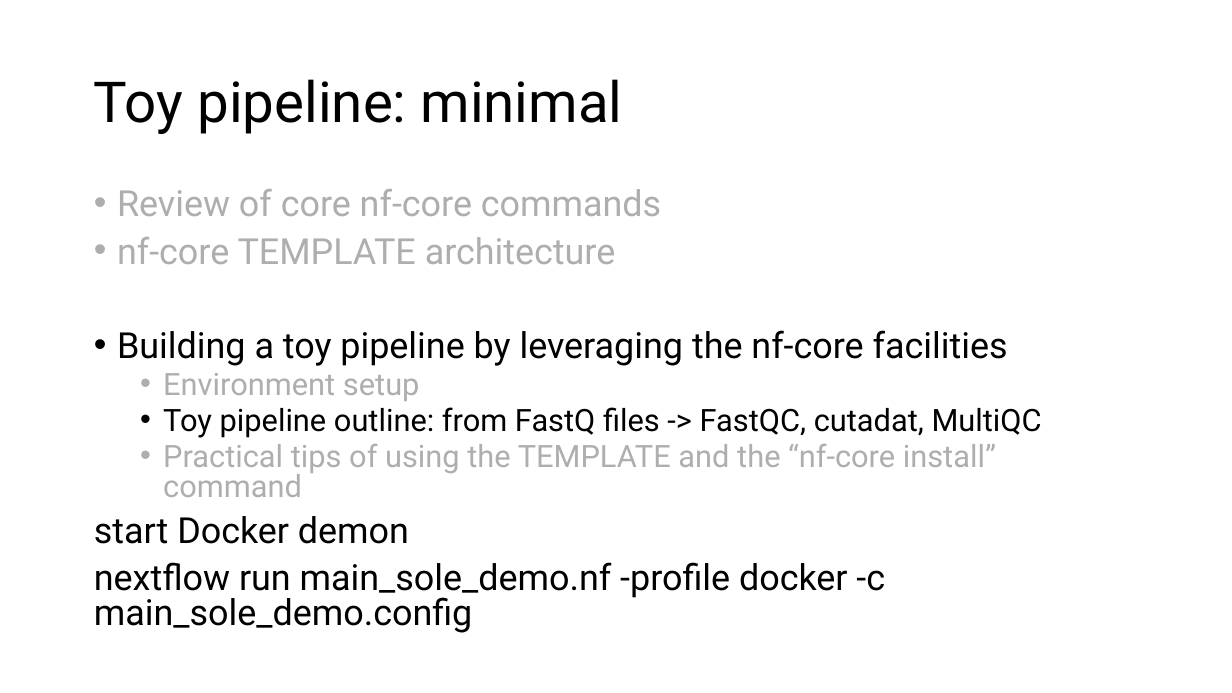
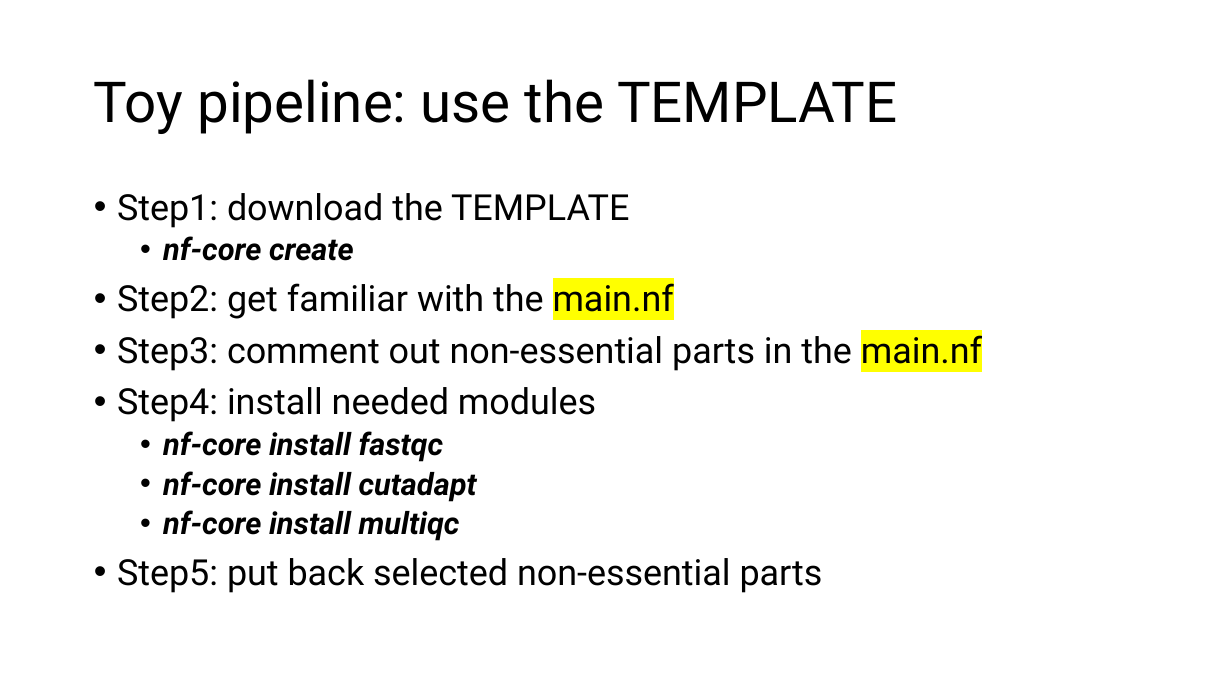
Before and after one commit to hukai916/nextflow_learn, a slide deck: slide 11 of nfcore_template.pptx (slide 8 before the commit). Drawn at 1232x693 pixels with LibreOffice and Linux fonts; fonts in the diff are those of the drawing. Boxes give left, top, right and bottom in pixels: in the first picture for what was removed or moved away, otherwise in the second. Text is boxed around its words. In the diff, an @@ line names an element or a change of style, - is before the commit and + after.

```diff
--- a/nfcore_template.pptx
+++ b/nfcore_template.pptx
@@ title at <box>94,79,898,134</box>: text changed @@
-Toy pipeline: minimal
+Toy pipeline: use the TEMPLATE
@@ text at <box>117,193,982,593</box>: text changed @@
-• Review of core nf-core commands
-• nf-core TEMPLATE architecture
-• Building a toy pipeline by leveraging the nf-core facilities
-  • Environment setup
-  • Toy pipeline outline: from FastQ files -> FastQC, cutadat, MultiQC
-  • Practical tips of using the TEMPLATE and the “nf-core install” command
-start Docker demon
-nextflow run main_sole_demo.nf -profile docker -c main_sole_demo.config
+• Step1: download the TEMPLATE
+  • nf-core create
+• Step2: get familiar with the main.nf
+• Step3: comment out non-essential parts in the main.nf
+• Step4: install needed modules
+  • nf-core install fastqc
+  • nf-core install cutadapt
+  • nf-core install multiqc
+• Step5: put back selected non-essential parts
```
Also in this commit, not shown: 5 other slides changed, 7 slides added, 4 other files.
